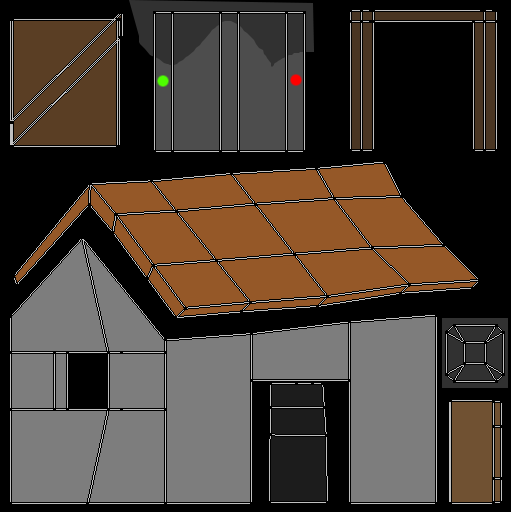
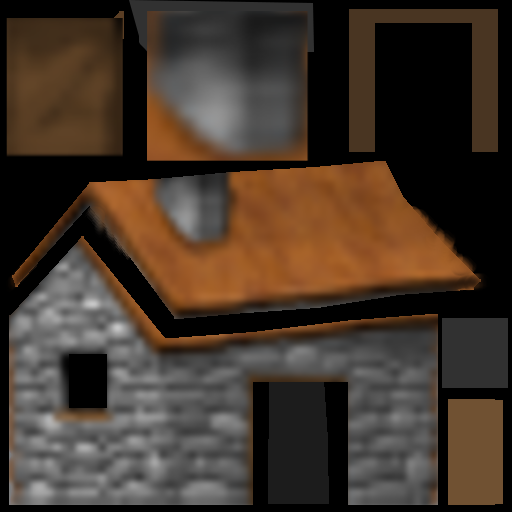
Layer changes from the first 512 x 512 image to the second:
added layer "Neue Ebene#1" above "Neue Ebene-Kopie" over (x1=6, y1=11, x2=309, y2=161)
added layer "Neue Ebene-Kopie" above "Neue Ebene-Kopie#1" over (x1=9, y1=236, x2=438, y2=505)
added layer "Neue Ebene-Kopie#1" above "uv_overlay" over (x1=8, y1=161, x2=487, y2=319)
hid "uv_overlay" over (x1=8, y1=0, x2=512, y2=512)
